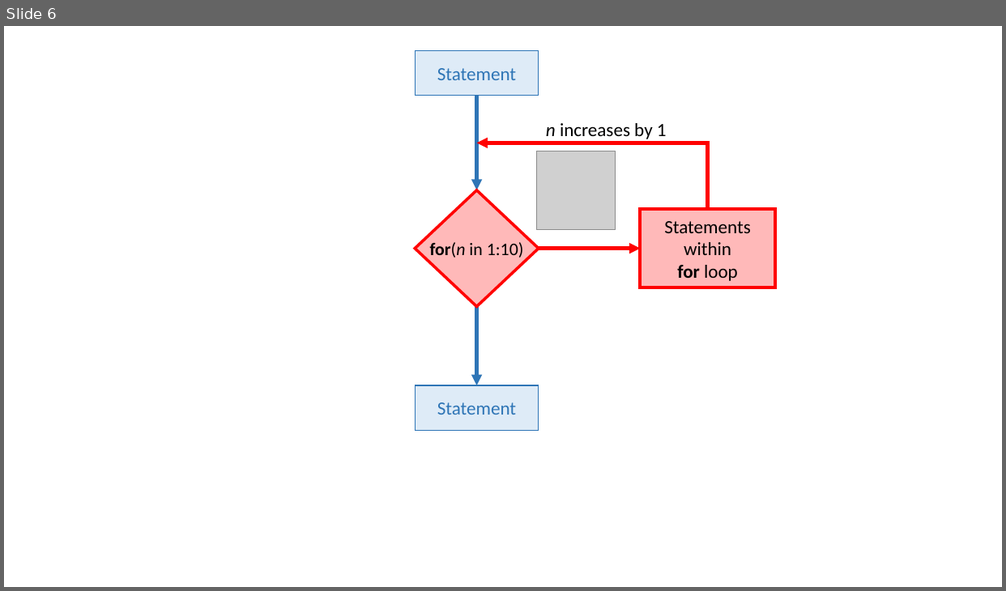
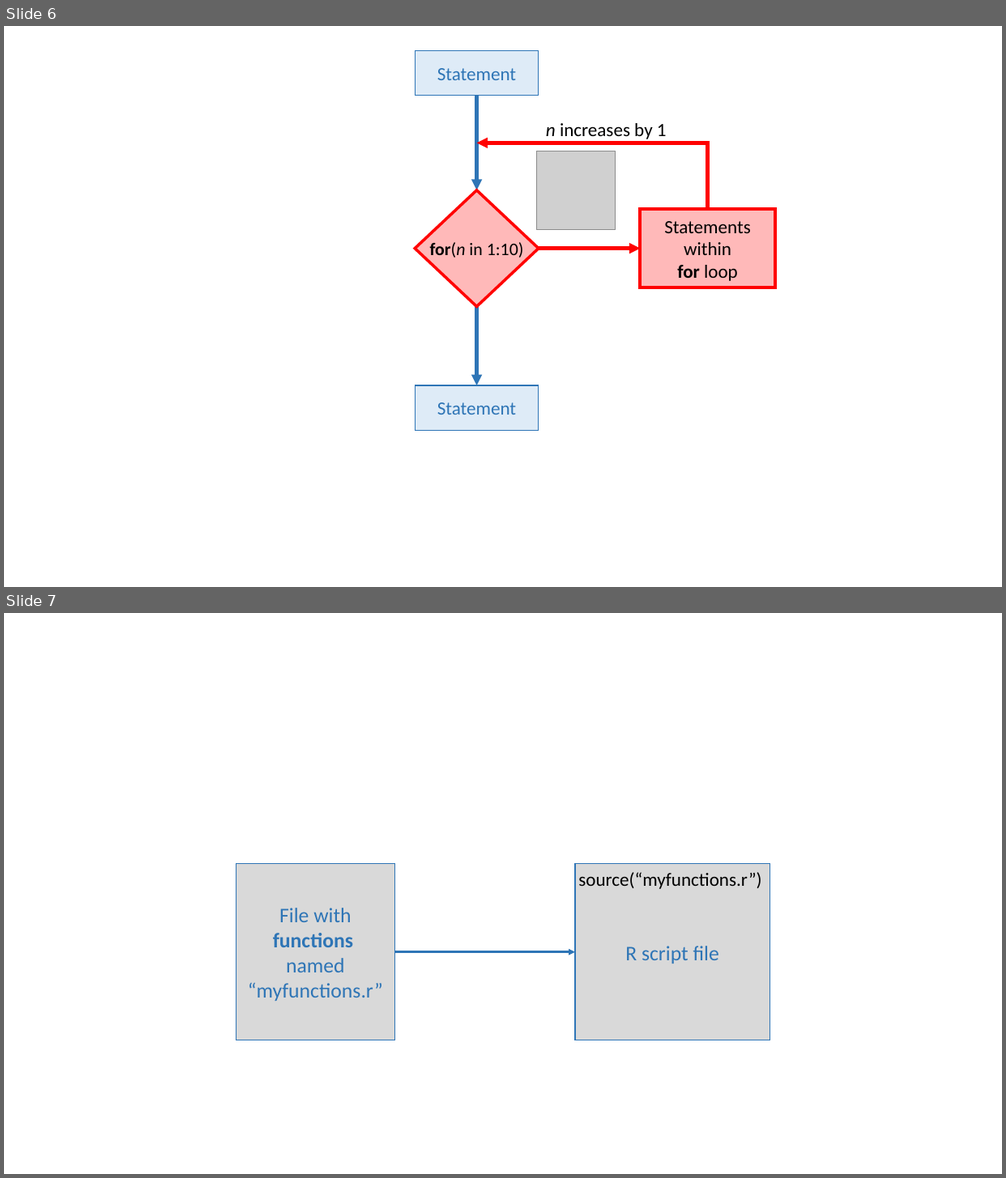
Before and after one commit to Diego-Ibarra/biol3782, a slide deck: week7/diagrams.pptx. Shown one above the other, each under a label of ours: slide 6 before the commit, slides 6 and 7 after it. The pictures are 1006x591 and 1006x1178 pixels, drawn with LibreOffice and Linux fonts; fonts in the diff are those of the drawing; grey boxes stand for pictures. Boxes give left, top, right and bottom in pixels: in the first picture for what was removed or moved away, otherwise in the second. Text is boxed around its words. In the diff, an @@ line names an element or a change of style, - is before the commit and + after.

```diff
--- a/week7/diagrams.pptx
+++ b/week7/diagrams.pptx
@@ slide 7 added at [4, 613, 1002, 1174], background #FFFFFF @@
@@ rectangle added at [236, 864, 394, 1041], fill #D9D9D9, outline #2E75B6 1 pt, 20 pt, text #2E75B6 @@
+File with functions
+named
+“myfunctions.r”
@@ rectangle added at [575, 864, 769, 1041], fill #D9D9D9, outline #2E75B6 1 pt, 20 pt, text #2E75B6 @@
+R script file
@@ text added at [578, 872, 761, 889], 18 pt, text #000000 @@
+source(“myfunctions.r”)
@@ arrow added from (394, 952) to (575, 952), #2E75B6 2 pt @@
```
Also in this commit, not shown: 1 slide removed, 3 other files.
